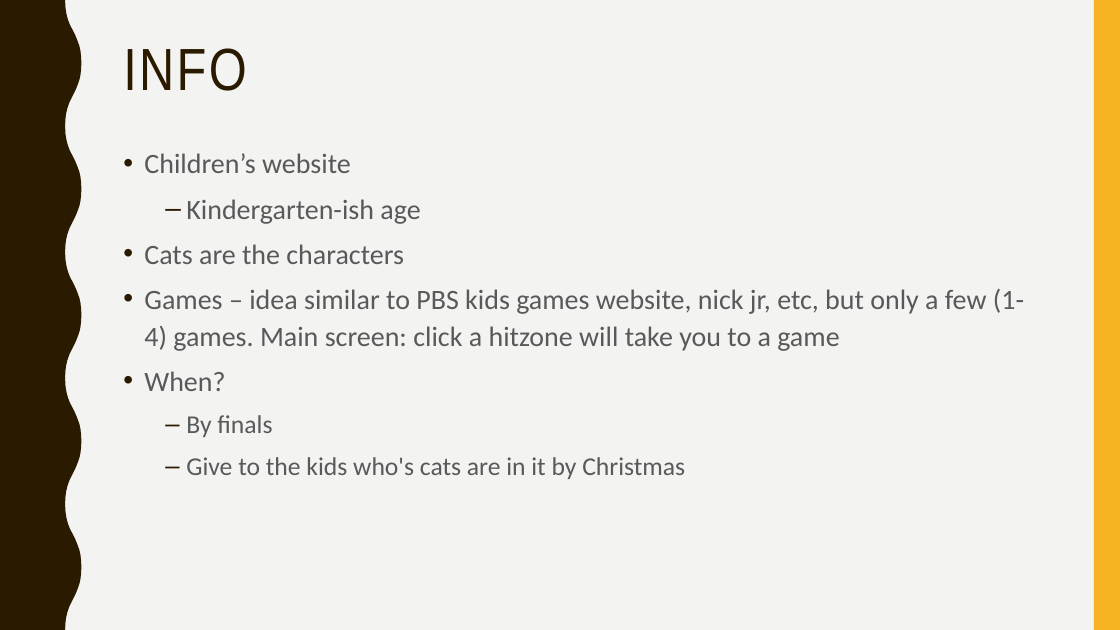
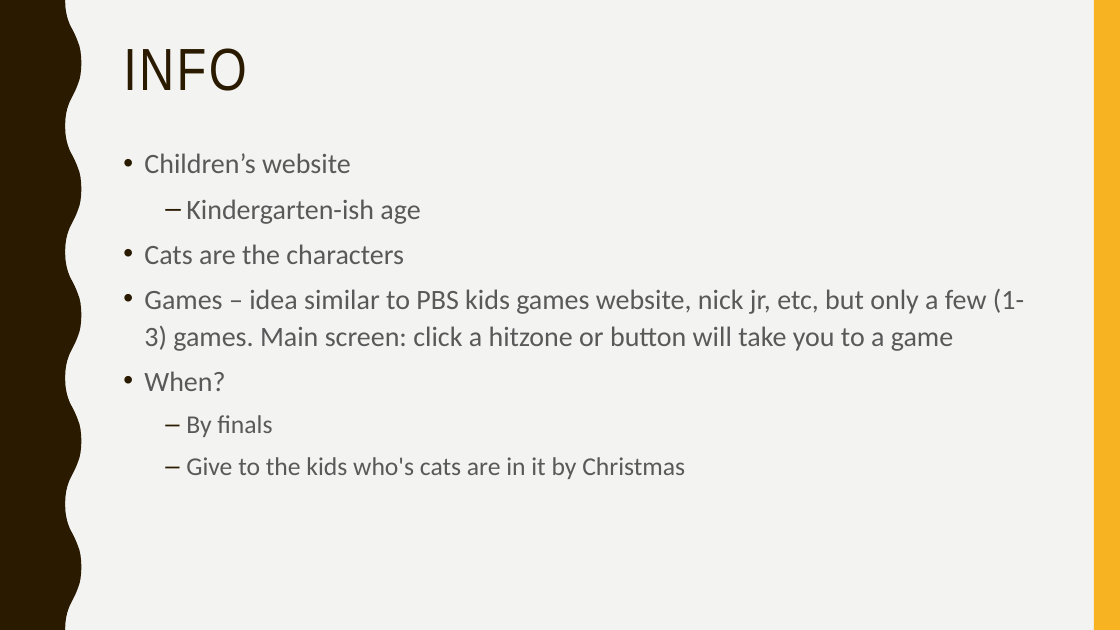
Before and after one commit to hannawollin/CIM440, a slide deck: slide 2 of CC440.pptx. Drawn at 1120x630 pixels with LibreOffice and Linux fonts; fonts in the diff are those of the drawing. Boxes give left, top, right and bottom in pixels: in the first picture for what was removed or moved away, otherwise in the second. Text is boxed around its words. In the diff, an @@ line names an element or a change of style, - is before the commit and + after.

```diff
--- a/CC440.pptx
+++ b/CC440.pptx
@@ text at [144, 289, 1024, 351]: text changed @@
-• Games – idea similar to PBS kids games website, nick jr, etc, but only a few (1-4) games. Main screen: click a hitzone will take you to a game
+• Games – idea similar to PBS kids games website, nick jr, etc, but only a few (1-3) games. Main screen: click a hitzone or button will take you to a game
```
Also in this commit, not shown: 1 other slide changed, 10 other files.
